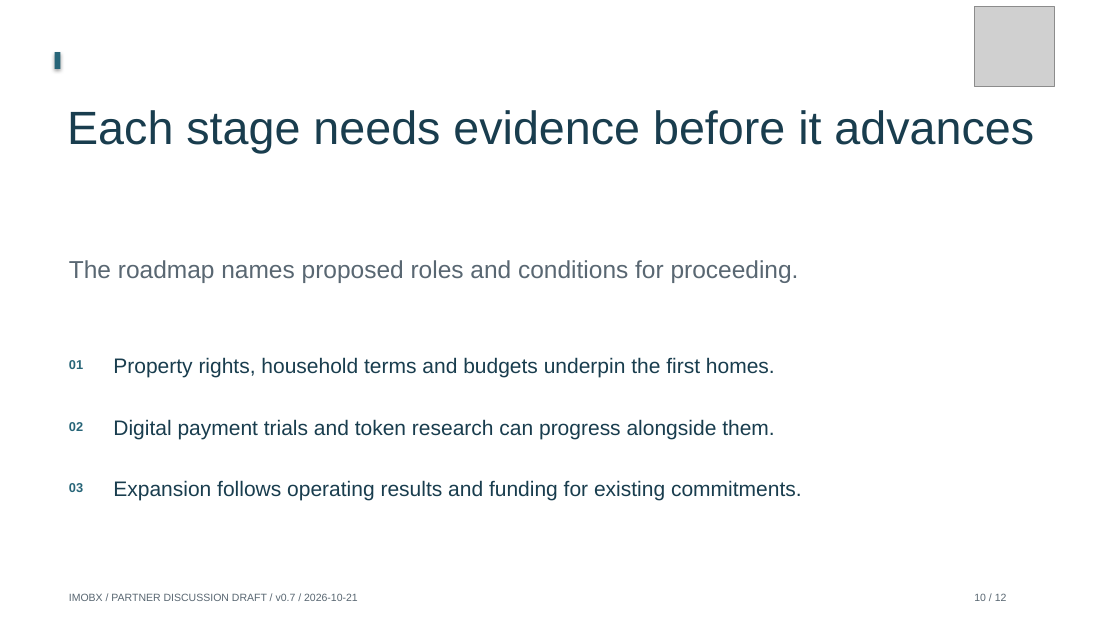
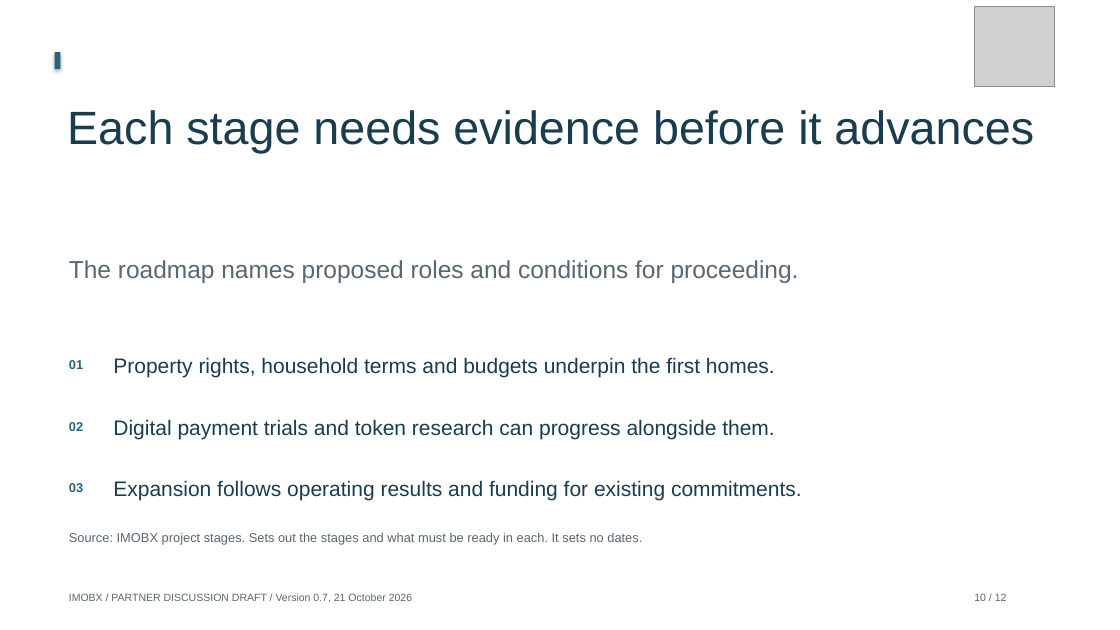
Before and after one commit to Siah-kin/imobx-website, a slide deck: slide 10 of pitchdeck.pptx. Drawn at 1120x630 pixels with LibreOffice and Linux fonts; fonts in the diff are those of the drawing; grey boxes stand for pictures. Boxes give left, top, right and bottom in pixels: in the first picture for what was removed or moved away, otherwise in the second. Text is boxed around its words. In the diff, an @@ line names an element or a change of style, - is before the commit and + after.

```diff
--- a/pitchdeck.pptx
+++ b/pitchdeck.pptx
@@ text added at box(69, 532, 642, 544), 11 pt, text #596772 @@
+Source: IMOBX project stages. Sets out the stages and what must be ready in each. It sets no dates.
@@ text at box(69, 593, 412, 602): text changed @@
-IMOBX / PARTNER DISCUSSION DRAFT / v0.7 / 2026-10-21
+IMOBX / PARTNER DISCUSSION DRAFT / Version 0.7, 21 October 2026
```
Also in this commit, not shown: 11 other slides changed, 32 other files.
